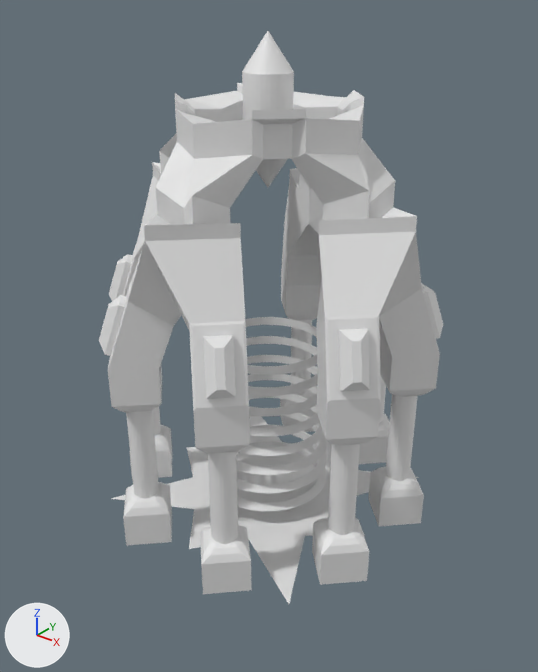
The Blender file dev_files_donot_use_for_server/blender_files/jdeivid/ruina/v3/tower_3.blend: old version first, new version second.
Camera for both pictures: a camera (50 mm lens) standing at (185.0, -231.0, 226.0) and looking at (3.0, -3.0, 84.0). The axes (+X, +Y, +Z) are drawn at lower left. The lights are the same throughout. Materials are left out; every surface is plain grey.

Names of what the first picture shows: 'tower_3'.
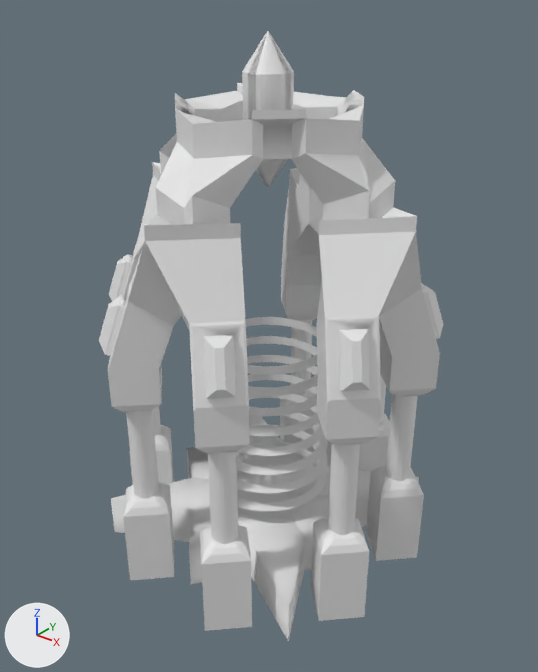
Changed parts and their boxes (x1, y1, x2, y2) in the pictures (538 x 672 px):
```json
{"object": "tower_3", "change": "reshaped", "before": [99, 31, 443, 604], "after": [99, 31, 443, 642], "on screen": "7% taller"}
{"part": 1, "of": "me_red", "change": "built on", "before": [243, 31, 294, 179], "after": [107, 31, 421, 642]}
```

Scene script edits in JSON lines:
```json
{"block": "me_red", "where": "# used by ob_tower_3; location = (0.0, 0.0, 0.0)"}
{"op": "remove", "block": "me_red", "code": "me_red.from_pydata(...)  # 548 vertices, 480 faces, 19 loose edges; spans x 0.0..71.0, y 0.0..71.0, z 0.0..207.0"}
{"op": "add", "block": "me_red", "code": "me_red.from_pydata(...)  # 567 vertices, 1031 faces, 1 loose edge; spans x -71.0..2.0, y -71.0..0.0, z -21.0..207.0"}
{"block": "me_red", "change": "me_red part 1: 18 vertices removed from x 0.0..10.0, y 0.0..10.0, z 163.0..193.0; 467 vertices added at x -71.0..2.0, y -71.0..0.0, z -21.0..207.0"}
```
